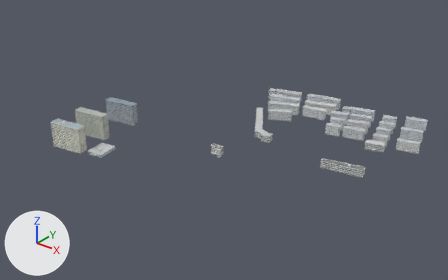
The glTF model public/models/generic/3_0.glb, before and after one commit.
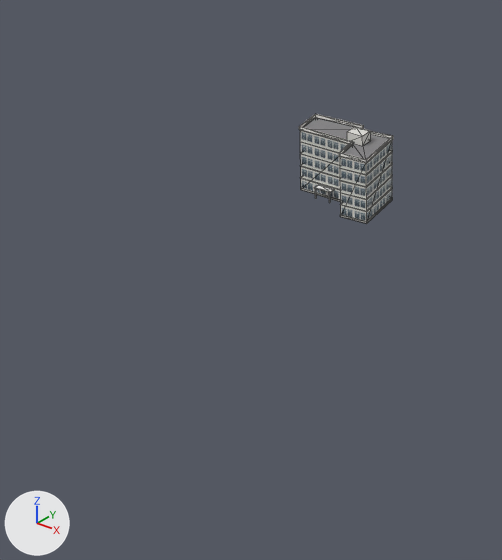
The first picture shows the older version from a 50 mm lens placed at (725.0, -940.0, 585.0), pointed at (-10.0, -22.0, 16.0). The close-ups show the older and then the newer version on the part from 38% to 53% of the width and 46% to 72% of the height of that picture. Only the edits that show in the close-ups are written down. Every picture has the same lights, and +X, +Y and +Z are marked at lower left. The close-ups show mesh edges as thin lines. Vertices at exactly the same position are counted once.

Script lines for the objects in view, before the commit:
```python
me_862959351 = bpy.data.meshes.new('862959351')
me_862959351.from_pydata(...)  # 232 vertices, 332 faces; spans x -15.4..13.2, y -9.9..7.3, z 0.0..21.6
# faces by material slot: [16, 310, 6]
me_862959351.materials.append(mat_gen_office_t)
me_862959351.materials.append(mat_gen_trim_t)
me_862959351.materials.append(mat_gen_flat_t)
ob_862959351 = bpy.data.objects.new('862959351', me_862959351)
ob_862959351.location = (2.9, -58.0, 0.0)
```
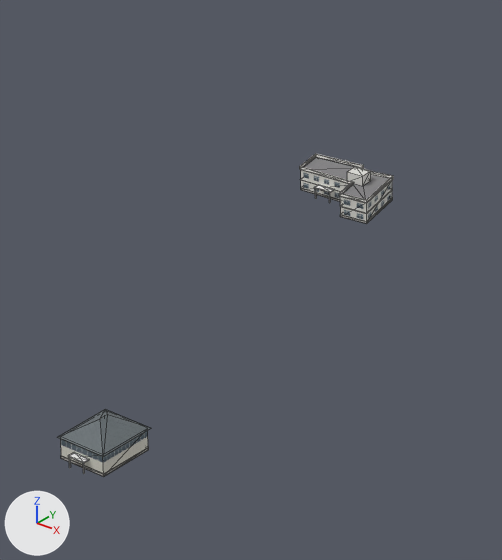
Changed parts and their boxes (x1, y1, x2, y2) in the close-ups (502 x 560 px; the box of a moved part takes in the faces that stretch with it):
'862959351', reshaped (36% shorter): before (299, 114, 393, 224); after (300, 154, 393, 224)
'scan-040', added: after (58, 409, 151, 477)
    faces in mat_gen_tile_t: (58, 409, 151, 456)
    faces in mat_gen_hall_t: (61, 430, 148, 474)
    faces in mat_gen_trim_t: (61, 416, 149, 477)
part 1 of me_862959351, moved or reshaped: before (300, 177, 393, 212); after (300, 179, 393, 213)
part 2 of me_862959351, moved or reshaped: before (347, 126, 371, 146); after (347, 166, 371, 186)
part 3 of me_862959351, deleted: before (300, 153, 393, 187)
part 4 of me_862959351, deleted: before (300, 141, 393, 175)
part 5 of me_862959351, deleted: before (299, 114, 393, 163)
part 6 of me_862959351, moved or reshaped: before (300, 165, 393, 200); after (300, 154, 393, 221)
part 7 of me_862959351, deleted: before (300, 117, 392, 221)
part 8 of me_862959351, recoloured: after (300, 154, 393, 200)

The change, as a diff of the scene's bpy script:
```diff
--- a/public/models/generic/3_0.glb.py
+++ b/public/models/generic/3_0.glb.py
@@ img_gen_hall @@
+img_gen_hall = load_image('gen_hall', '_unpacked/gen_hall', 256, 256, 'sRGB')
@@ img_gen_hall_n @@
+img_gen_hall_n = load_image('gen_hall_n', '_unpacked/gen_hall_n', 256, 256, 'Non-Color')
@@ mat_gen_hall_t @@
+mat_gen_hall_t = bpy.data.materials.new('gen_hall_t')
+# uses the picture img_gen_hall
+# uses the picture img_gen_hall_n
@@ me_862959351 @@
 # used by ob_862959351; location = (2.9, -58.0, 0.0)
-me_862959351.from_pydata(...)  # 232 vertices, 332 faces; spans x -15.4..13.2, y -9.9..7.3, z 0.0..21.6
-me_862959351.materials.append(mat_gen_office_t)
+me_862959351.from_pydata(...)  # 136 vertices, 188 faces; spans x -15.4..13.2, y -9.9..7.3, z 0.0..9.4
+# me_862959351 part 1: the loose piece of 32 vertices spanning x -15.2..13.0, y -9.7..7.1, z 3.6..3.8 is moved by (0.0, 0.0, -0.5)
+# me_862959351 part 2: the loose piece of 8 vertices spanning x 0.6..6.0, y -1.9..2.6, z 18.6..21.6 is moved by (0.0, 0.0, -12.2)
+# me_862959351 part 3: the loose piece of 32 vertices spanning x -15.2..13.0, y -9.7..7.1, z 11.1..11.3 is deleted
+# me_862959351 part 4: the loose piece of 32 vertices spanning x -15.2..13.0, y -9.7..7.1, z 14.8..15.0 is deleted
+# me_862959351 part 5: the loose piece of 32 vertices spanning x -15.4..13.2, y -9.9..7.3, z 18.5..19.5 is deleted
+# me_862959351 part 6: 8 vertices moved from x -15.2..13.0, y -9.7..7.1, z 7.3 to x -15.4..13.2, y -9.9..7.3, z 7.3; 16 vertices removed from x -15.2..13.0, y -9.7..7.1, z 7.5; 24 vertices added at x -15.4..13.2, y -9.9..7.3, z 6.3..6.4
+# me_862959351 part 7: 8 vertices removed from x -15.1..12.9, y -9.6..7.0, z 18.6
+# me_862959351 part 8: 16 kept faces spanning x -15.4..13.2, y -9.9..7.3, z 7.3 get new vertex colours; the middle colour goes from white #f7f6f0 to white #f5f3ee
 me_862959351.materials.append(mat_gen_trim_t)
 me_862959351.materials.append(mat_gen_flat_t)
+me_862959351.materials.append(mat_gen_dorm_t)
@@ me_scan_040 @@
+me_scan_040.from_pydata(...)  # 56 vertices, 62 faces; spans x -7.6..7.6, y -10.4..8.9, z 0.0..10.6
+# faces by material slot: [8, 46, 8]
+me_scan_040.materials.append(mat_gen_hall_t)
+me_scan_040.materials.append(mat_gen_trim_t)
+me_scan_040.materials.append(mat_gen_tile_t)
@@ ob_scan_040 @@
+ob_scan_040 = bpy.data.objects.new('scan-040', me_scan_040)
+ob_scan_040.location = (43.0, -202.8, 0.0)
```
